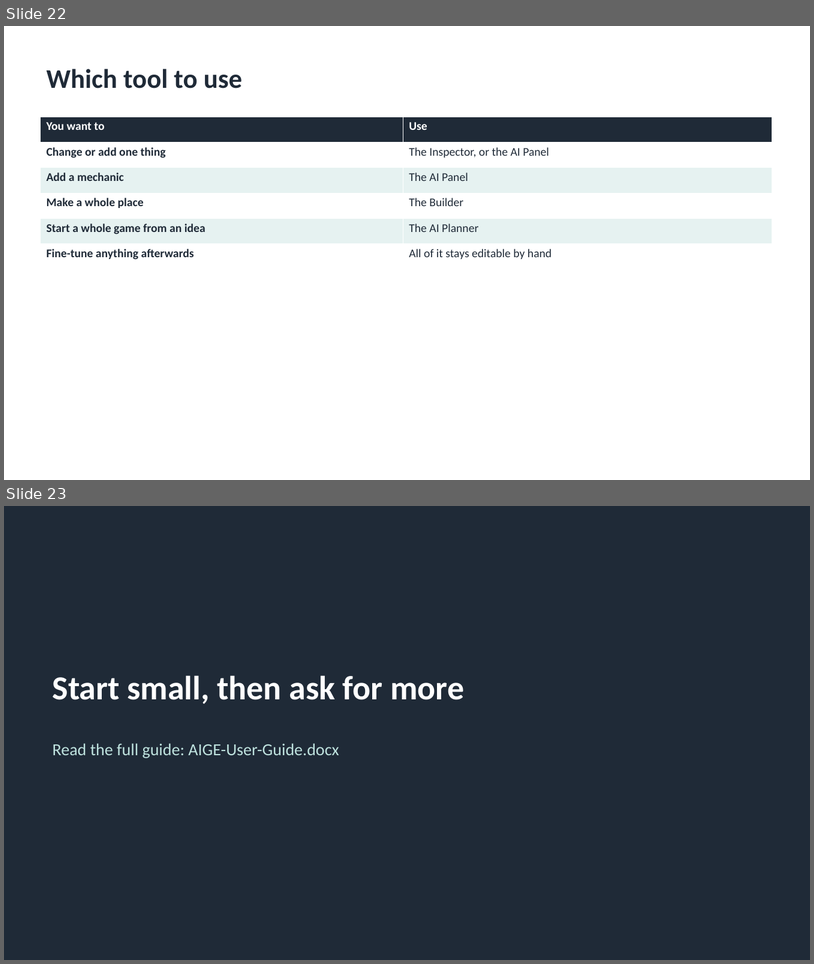
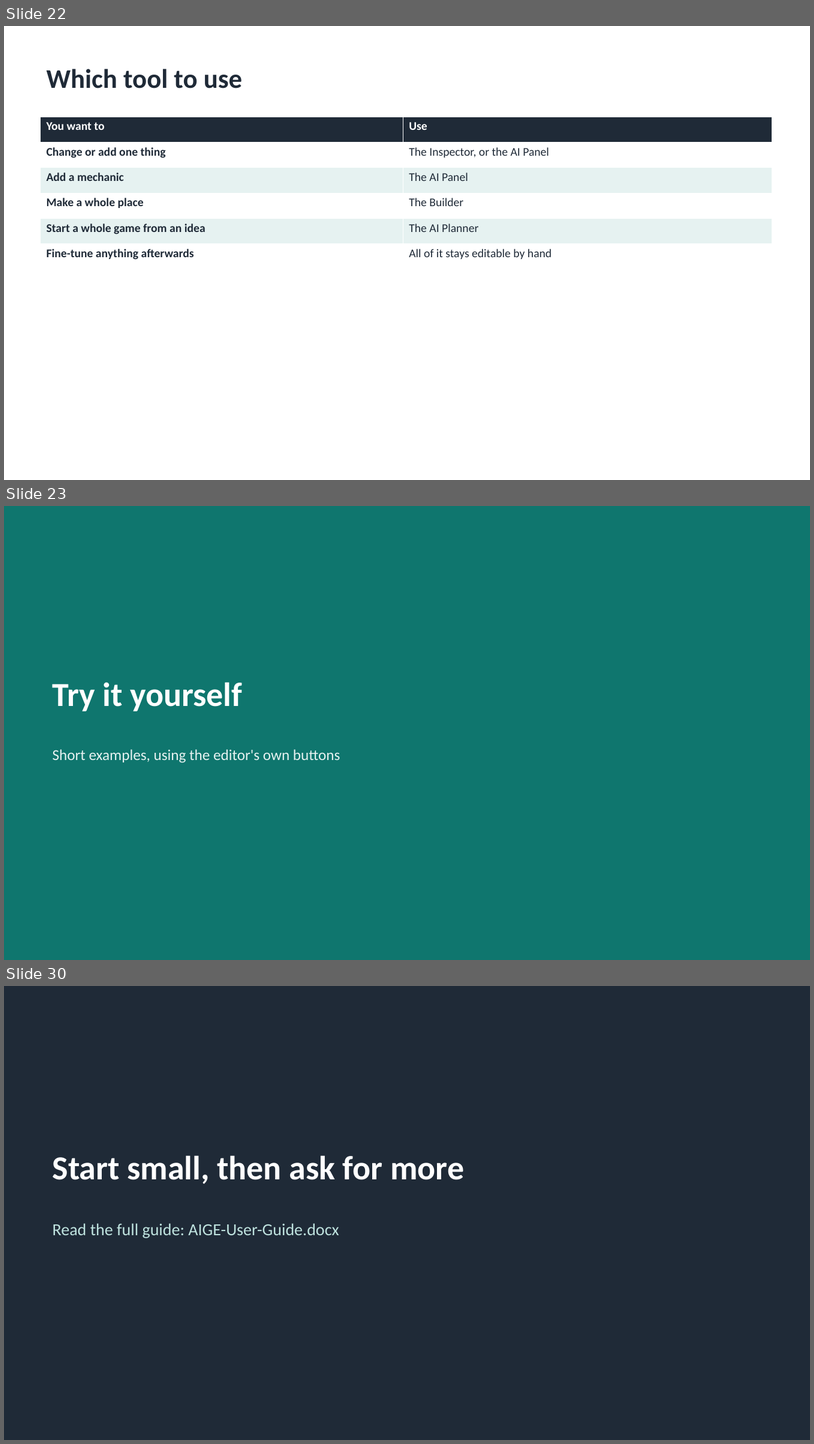
Before and after one commit to cuneyttyler/ai-gameengine-standalone, a slide deck: docs/manuals/AIGE-User-Guide.pptx. Shown one above the other, each under a label of ours: slides 22 and 23 before the commit, slides 22, 23 and 30 after it; the slides between them are not shown. The pictures are 814x964 and 814x1444 pixels, drawn with LibreOffice and Linux fonts; fonts in the diff are those of the drawing. Boxes give left, top, right and bottom in pixels: in the first picture for what was removed or moved away, otherwise in the second. Text is boxed around its words. In the diff, an @@ line names an element or a change of style, - is before the commit and + after.

```diff
--- a/docs/manuals/AIGE-User-Guide.pptx
+++ b/docs/manuals/AIGE-User-Guide.pptx
@@ slide 23 added at (4,506,810,960), background #0F766E @@
@@ text added at (53,682,242,711), 40 pt, text #FFFFFF, bold @@
+Try it yourself
@@ text added at (53,749,341,763), 18 pt, text #E6F2F1 @@
+Short examples, using the editor's own buttons
@@ what was slide 23 is now slide 30 @@
```
Also in this commit, not shown: 6 other slides added, 5 other files.
